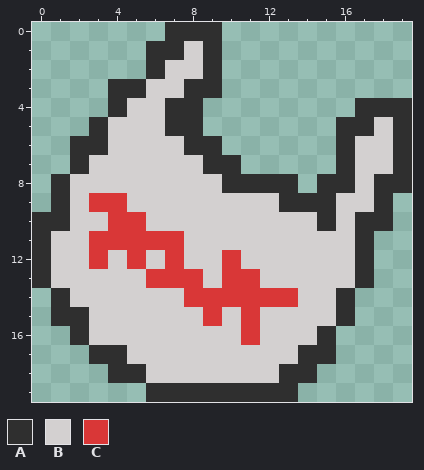
Pixel-art sprite: Assets/bag.png. The first picture shows the starting point.
The file is 20x20 pixels.
Palette (. is transparent): A #2f2f2f  B #d3d0d0  C #d93737
Pixels before, first column x 0:
 0 .......AAA..........
 1 ......AABA..........
 2 ......ABBA..........
 3 ....AABBAA..........
 4 ....ABBAA........AAA
 5 ...ABBBAA.......AABA
 6 ..AABBBBAA......ABBA
 7 ..ABBBBBBAA.....ABBA
 8 .ABBBBBBBBAAAA.AABAA
 9 .ABCCBBBBBBBBAAABBA.
10 AABBCCBBBBBBBBBABAA.
11 ABBCCCCCBBBBBBBBBA..
12 ABBCBCBCBBCBBBBBBA..
13 ABBBBBCCCBCCBBBBBA..
14 .ABBBBBBCCCCCCBBA...
15 .AABBBBBBCBCBBBBA...
16 ..ABBBBBBBBCBBBA....
17 ...AABBBBBBBBBAA....
18 ....AABBBBBBBAA.....
19 ......AAAAAAAA......
After the commit:
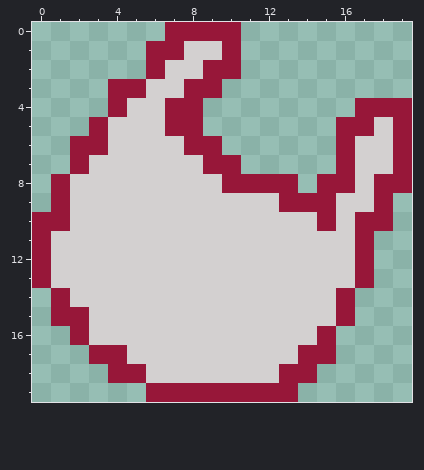
What changed:
Colour A changes from #2f2f2f to #971739.
The edit adds colour A in rows 0 to 2 at x 10.
Colour A gives way to colour B in row 1 at x 9.
Colour C gives way to colour B in row 9 at x 3 to 4; in row 10 at x 4 to 5; in row 11 at x 3 to 7; in row 12 at x 3, 5, 7 and 10; in row 13 at x 6 to 8 and 10 to 11; in row 14 at x 8 to 13.
Colour C gives way to colour B in row 15 at x 9 and 11; in row 16 at x 11.
Pixel boxes of the changes (left, top, right, bottom) in both pictures:
changed: (32, 22, 412, 402)
